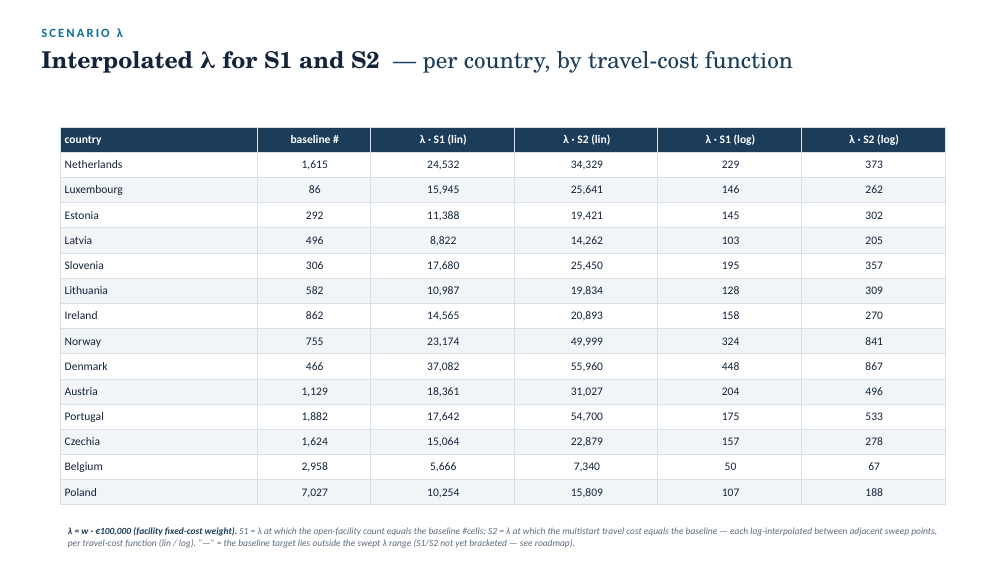
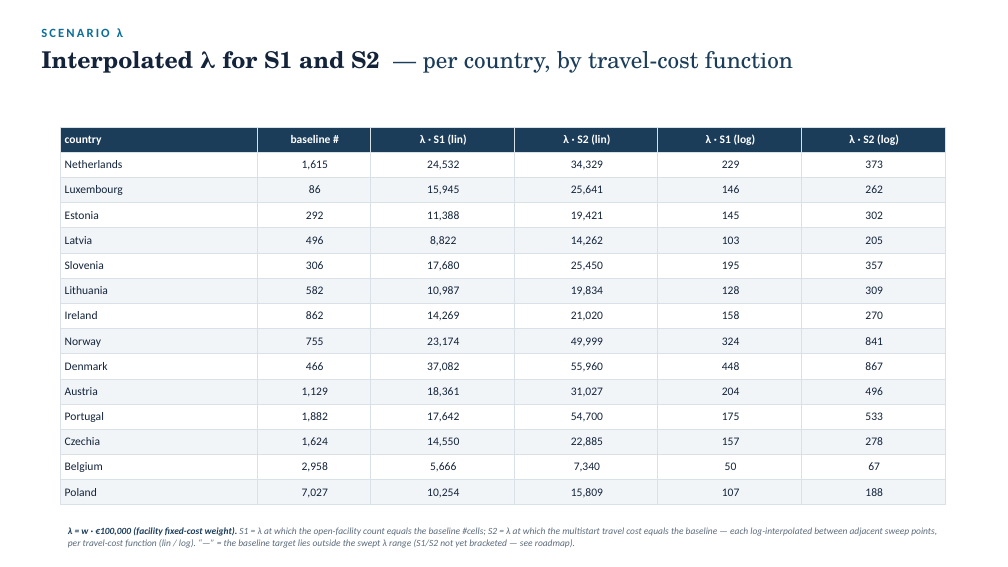
Before and after one commit to ObjectVision/NetworkModel_EU, a slide deck: slide 57 of doc/lambda_sweep5.pptx. Drawn at 1008x567 pixels with LibreOffice and Linux fonts; fonts in the diff are those of the drawing. Boxes give left, top, right and bottom in pixels: in the first picture for what was removed or moved away, otherwise in the second. Text is boxed around its words. In the diff, an @@ line names an element or a change of style, - is before the commit and + after.

```diff
--- a/doc/lambda_sweep5.pptx
+++ b/doc/lambda_sweep5.pptx
@@ table at bbox=[60, 127, 945, 502] @@
-row 8, column 3: 14,565
+row 8, column 3: 14,269
-row 8, column 4: 20,893
+row 8, column 4: 21,020
-row 13, column 3: 15,064
+row 13, column 3: 14,550
-row 13, column 4: 22,879
+row 13, column 4: 22,885
```
Also in this commit, not shown: 47 other slides changed, 15 other files.
